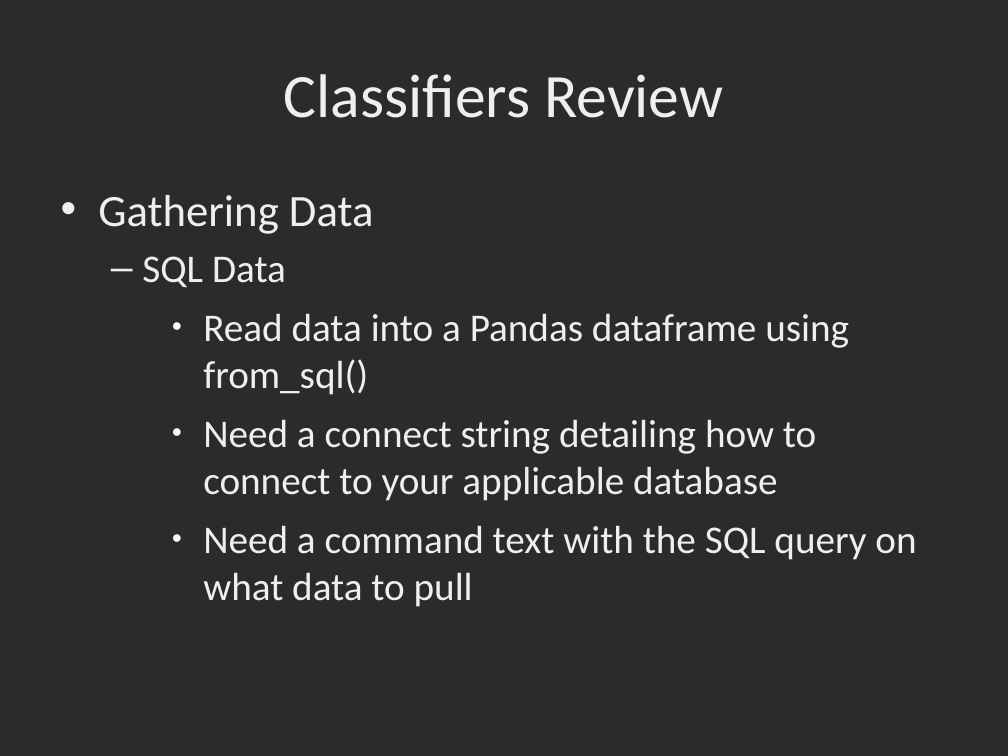
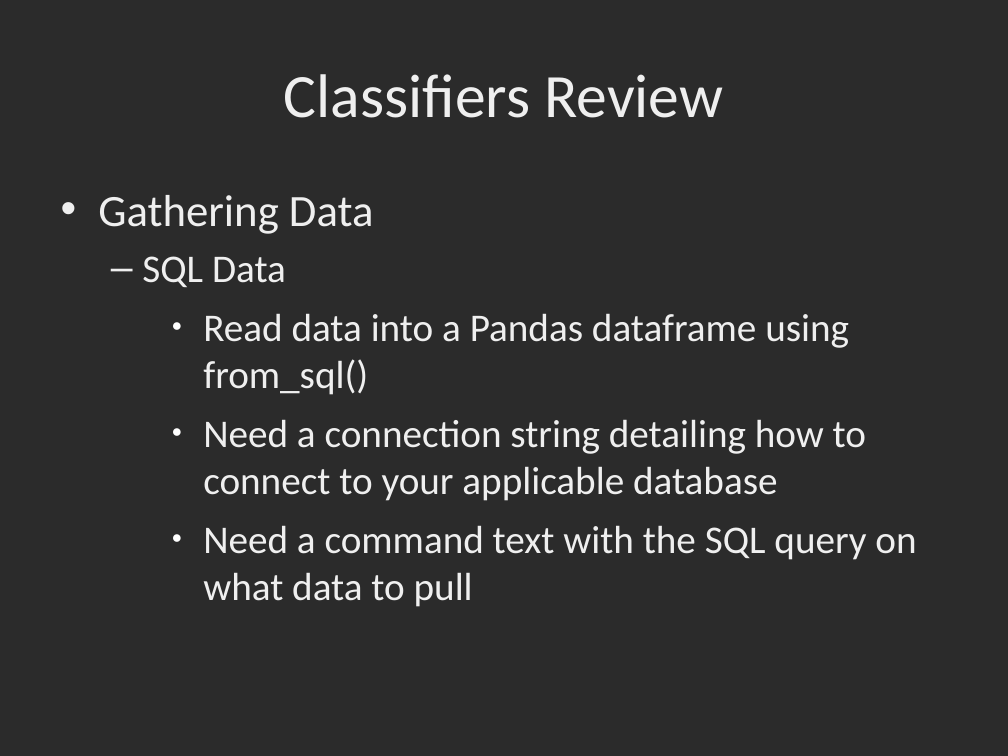
Before and after one commit to dbowmans46/PracticalProgramming, a slide deck: slide 9 of Session 7 - Python/Instructional Material/Machine Learning Slides/Session 7 - Python ML 10: Review and Project for Classifiers.odp. Drawn at 1008x756 pixels with LibreOffice and Linux fonts; fonts in the diff are those of the drawing; background and template pictures are left out; a plain dark background stands for a picture behind light text. Boxes give left, top, right and bottom in pixels: in the first picture for what was removed or moved away, otherwise in the second. Text is boxed around its words. In the diff, an @@ line names an element or a change of style, - is before the commit and + after.

```diff
--- a/Session 7 - Python/Instructional Material/Machine Learning Slides/Session 7 - Python ML 10: Review and Project for Classifiers.odp
+++ b/Session 7 - Python/Instructional Material/Machine Learning Slides/Session 7 - Python ML 10: Review and Project for Classifiers.odp
@@ text at box(203, 419, 866, 501): text changed @@
-    ● Need a connect string detailing how to connect to your applicable database
+    ● Need a connection string detailing how to connect to your applicable database
```
Also in this commit, not shown: 6 other slides changed, 1 other file.
